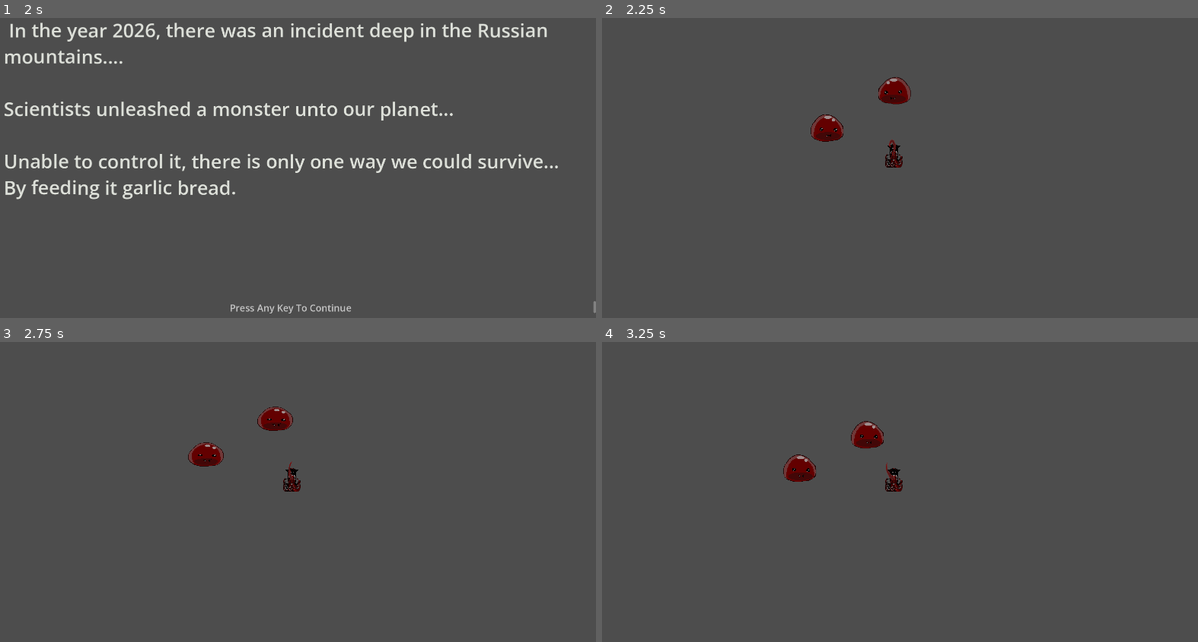
Above: before the commit, frames 1-4 (two rows, left to right).
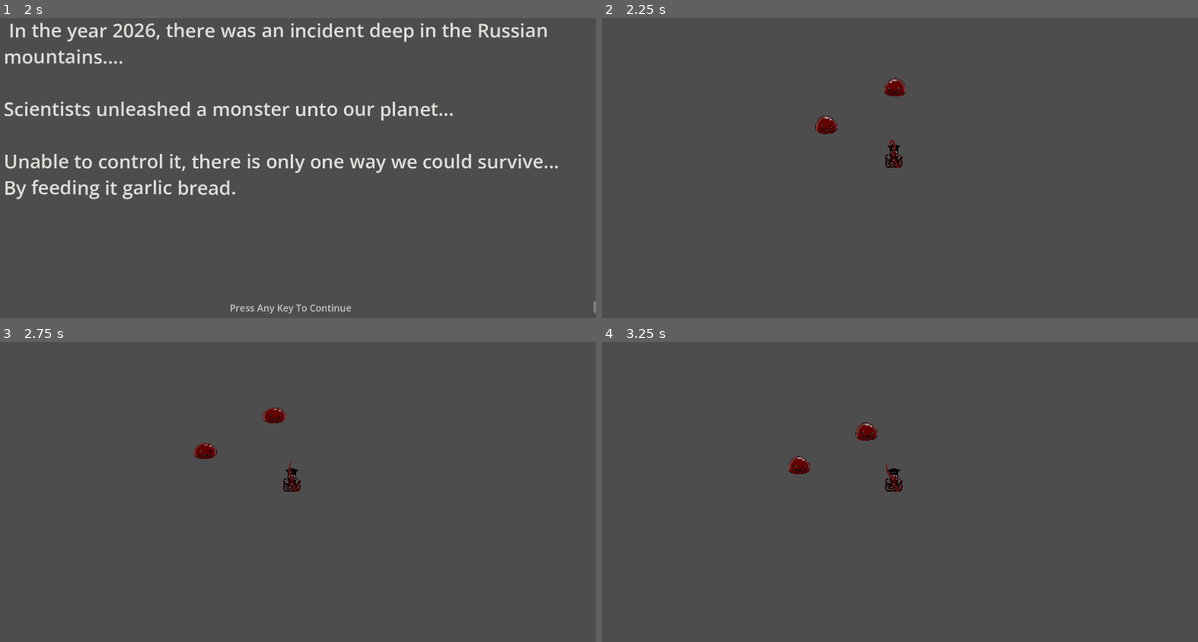
Above: after the commit, the same moments.

Repository: Falmenca/Garlic-Bread
Game: Godot game, scene res://Pages/Menus/Main_Menu.tscn
Same seed, same stepped clock (60 frames per second), same inputs: the game is played once before the commit and once after it.
Inputs (mouse positions are in pixels of both pictures, inside the frame that each line leads up to):
- Up to frame 1 (2 s): tap Enter (ui_accept) at 0.5, 0.77, 1.52 s; move the mouse to (423, 138) at 0.52 s; hold D (right) 0.53-1.28 s; click (423, 138) at 0.67 s; move the mouse to (172, 174) at 1.27 s; hold S (down) from 1.28 s (still down)
- Up to frame 2 (2.25 s): tap Enter (ui_accept) at 2 s; move the mouse to (953, 81) at 2.02 s; release S (down) at 2.03 s; hold D (right) from 2.03 s (still down)
- Up to frame 3 (2.75 s): keep holding D (right)
- Up to frame 4 (3.25 s): move the mouse to (864, 549) at 2.77 s; release D (right) at 2.78 s; hold Up (ui_up) from 2.78 s (still down); click (864, 549) at 2.92 s; tap Enter (ui_accept) at 3.02 s

Frame 1 is identical in both runs. In frame 2, 0.6% of the frame differs, in the area x 34-52%, y 19-42%; in frame 3, 0.6%; in frame 4, 0.6%.

Commit message:
Update slime.tscn

Diff:
--- a/garlic/Scripts/enemy/slime.tscn
+++ b/garlic/Scripts/enemy/slime.tscn
@@ -133,6 +133,7 @@
 [node name="RotationOffset" type="Node2D" parent="." unique_id=152970677]
 
 [node name="AnimatedSprite2D" type="AnimatedSprite2D" parent="RotationOffset" unique_id=118779749]
+scale = Vector2(0.67, 0.67)
 sprite_frames = SubResource("SpriteFrames_sxwx3")
 autoplay = "default"
 frame_progress = 0.2781079
@@ -142,8 +143,8 @@
 collision_mask = 2
 
 [node name="CollisionShape2D" type="CollisionShape2D" parent="RotationOffset/Hitbox" unique_id=617826747]
-position = Vector2(33, 157.99998)
-scale = Vector2(28.291126, 25.689898)
+position = Vector2(21, 117.000015)
+scale = Vector2(23.301, 21.159)
 shape = SubResource("CircleShape2D_sxwx3")
 disabled = true
 debug_color = Color(0.9597656, 0.046804205, 0.49611515, 0.41960785)
@@ -155,8 +156,8 @@
 metadata/_custom_type_script = "uid://6br7gglc03eq"
 
 [node name="CollisionShape2D" type="CollisionShape2D" parent="RotationOffset/Hurtbox" unique_id=1596572283]
-position = Vector2(30, 161)
-scale = Vector2(25.80607, 23.68635)
+position = Vector2(20.000002, 122.000015)
+scale = Vector2(18.403, 16.891)
 shape = SubResource("CircleShape2D_s67yt")
 debug_color = Color(0.5904864, 0.5474075, 0.055359527, 0.41960785)
 
